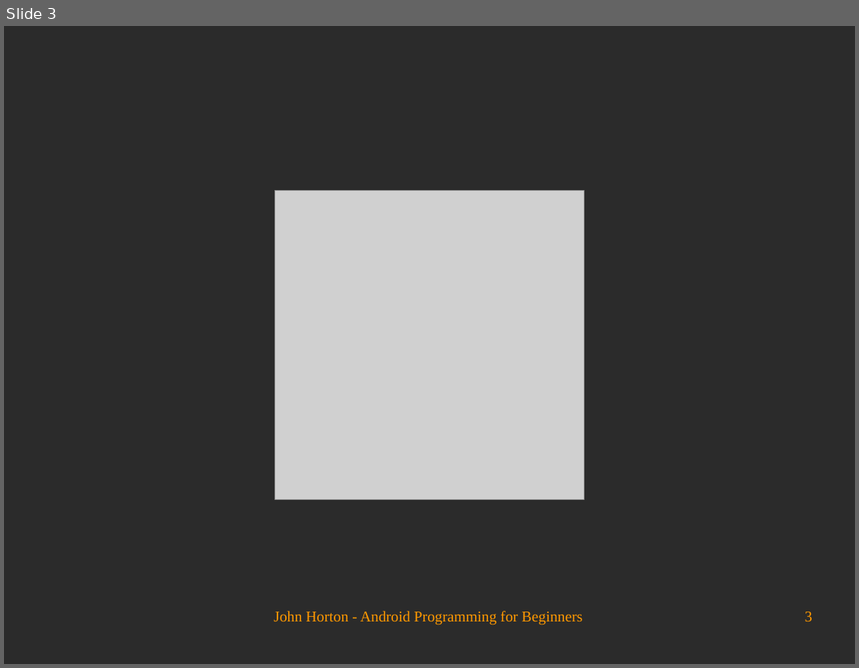
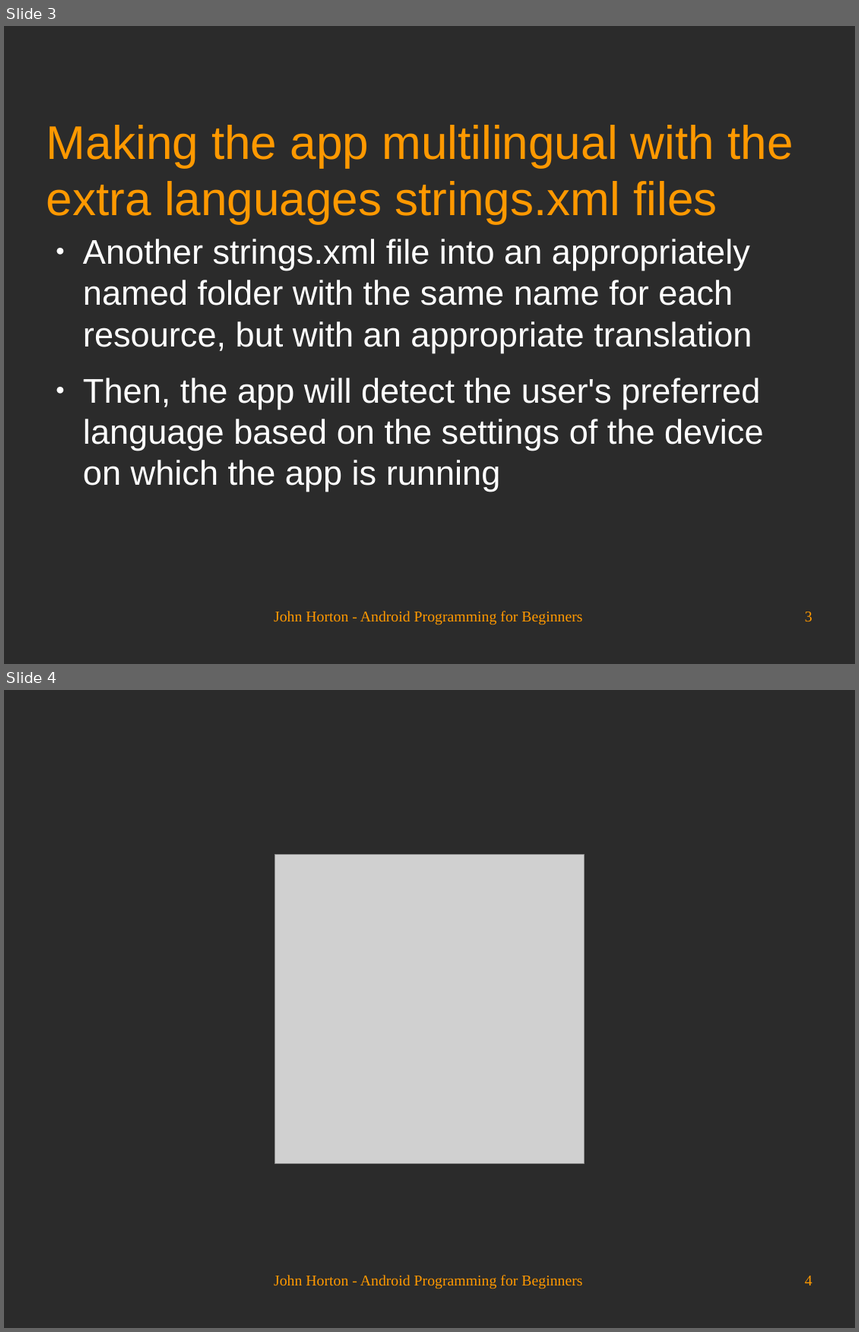
Before and after one commit to Academy-Soft-Intellect/Android-Programming-for-Beginners, a slide deck: 27_Going_Local_Hola.odp. Shown one above the other, each under a label of ours: slide 3 before the commit, slides 3 and 4 after it. The pictures are 859x668 and 859x1332 pixels, drawn with LibreOffice and Linux fonts; fonts in the diff are those of the drawing; grey boxes stand for pictures; background and template pictures are left out; a plain dark background stands for a picture behind light text. Boxes give left, top, right and bottom in pixels: in the first picture for what was removed or moved away, otherwise in the second. Text is boxed around its words. In the diff, an @@ line names an element or a change of style, - is before the commit and + after.

```diff
--- a/27_Going_Local_Hola.odp
+++ b/27_Going_Local_Hola.odp
@@ slide 3 added at (4,26,855,664), background picture (left out) @@
@@ title added at (47,125,793,224), 44 pt, text #FF9900 @@
+Making the app multilingual with the extra languages strings.xml files
@@ text added at (83,239,764,492), 32 pt, text #FFFFFF @@
+● Another strings.xml file into an appropriately named folder with the same name for each resource, but with an appropriate translation
+● Then, the app will detect the user's preferred language based on the settings of the device on which the app is running
@@ text added at (274,611,582,626), 14 pt, text #FF9900 @@
+John Horton - Android Programming for Beginners
@@ page number added at (805,612,813,622), 14 pt, text #FF9900 @@
+3
@@ what was slide 3 is now slide 4 @@
@@ page number at (805,1276,813,1286): text changed @@
-3
+4
```
Also in this commit, not shown: 2 slides changed.
